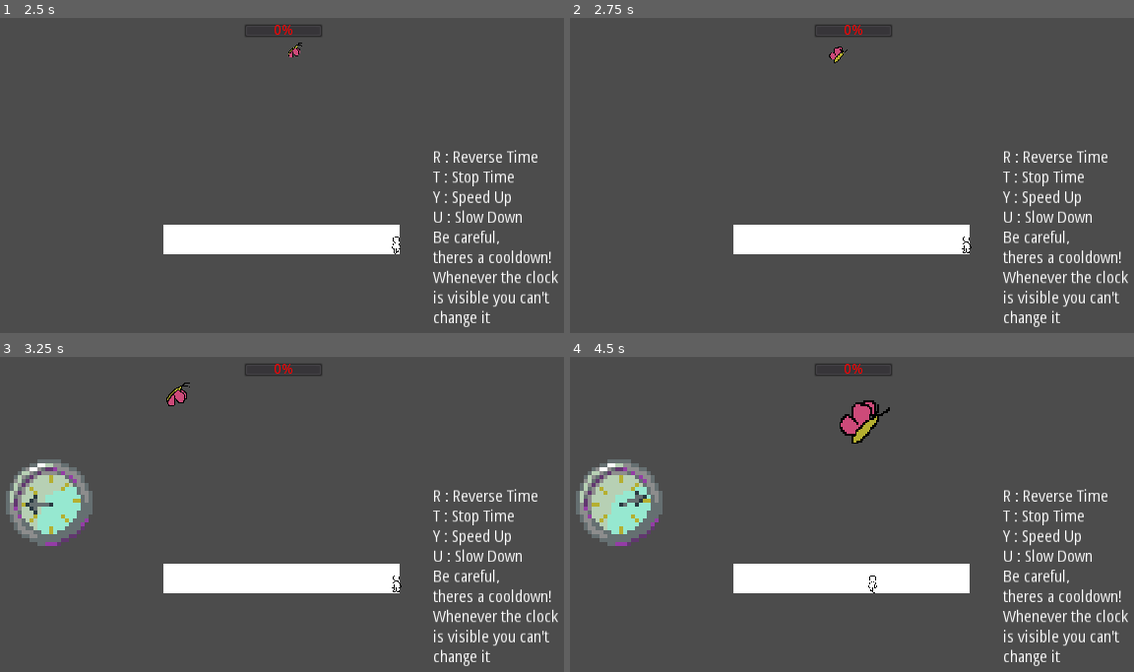
Above: before the commit, frames 1-4 (two rows, left to right).
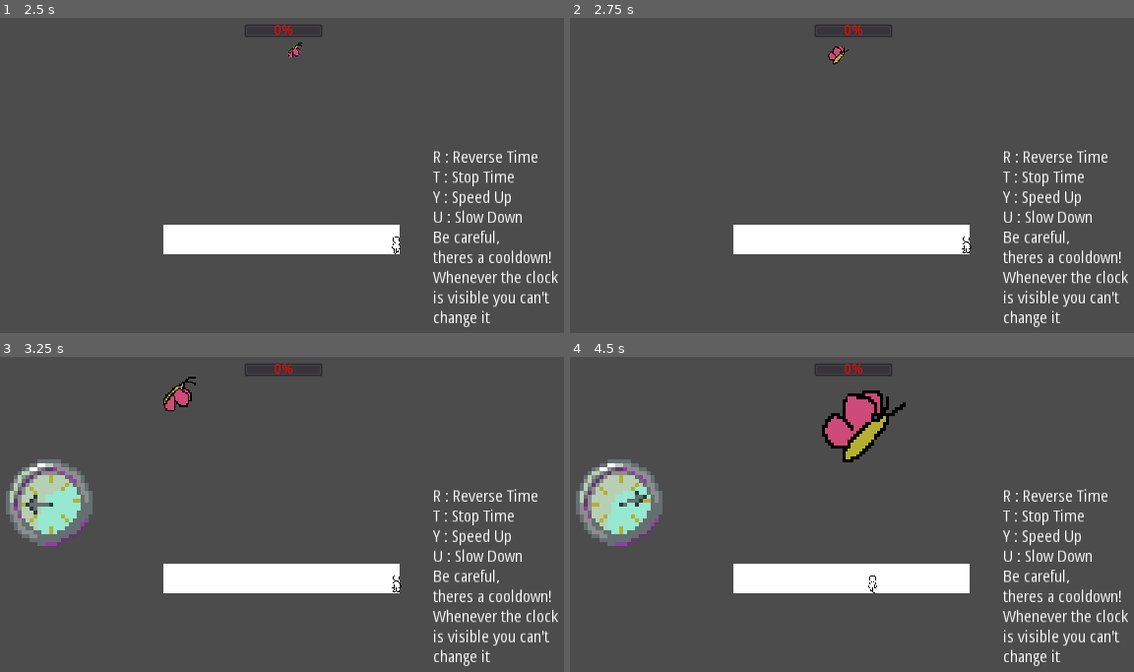
Above: after the commit, the same moments.

Repository: andersAsch0/Island-Game
Game: Godot game, scene res://scenes/BattleMode.tscn
The game is run twice, just before and just after one commit, with the same random seed, the same clock (stepped at 60 frames per second) and the same inputs. This scene is started directly instead of the project's main scene.
Inputs:
- Up to frame 1 (2.5 s): tap Enter (ui_accept) at 0.5, 0.77, 1.52 s; hold Right (ui_right) 0.53-1.28 s; hold Space (dash) 0.53-1.28 s; hold R (reverseTime) 1.28-2.03 s; tap F (enter_fight) at 1.35 s; hold Right (ui_right) from 2.03 s (still down); hold T (stopTime) from 2.03 s (still down)
- Up to frame 2 (2.75 s): keep holding Right (ui_right); keep holding T (stopTime)
- Up to frame 3 (3.25 s): release Right (ui_right) at 2.78 s; release T (stopTime) at 2.78 s; hold Y (speedUpTime) from 2.78 s (still down); tap Space (dash) at 2.85 s; tap Enter (ui_accept) at 3.02 s
- Up to frame 4 (4.5 s): release Y (speedUpTime) at 3.53 s; hold F (enter_fight) 3.53-4.28 s; hold Left (ui_left) from 3.53 s (still down); tap Enter (ui_accept) at 3.77 s; tap T (stopTime) at 4.35 s

Frame 1 is identical in both runs. In frame 2, less than 0.1% of the frame differs, in the area x 45-50%, y 9-15%; in frame 3, 0.2%; in frame 4, 1.4%, in the area x 44-60%, y 10-34%.

Commit message:
enemy movement is not a hot mess anymore
changed it to a nice state machine that plays nicely with the time mechanics

Diff:
--- a/scenes/enemy.tscn
+++ b/scenes/enemy.tscn
@@ -137,8 +137,8 @@
 
 [node name="AnimatedSprite" type="AnimatedSprite" parent="."]
 frames = SubResource( 13 )
-animation = "movingReverse"
-speed_scale = 0.0
+animation = "idle"
+playing = true
 
 [node name="CollisionShape2D" type="CollisionShape2D" parent="."]
 position = Vector2( 0, 7 )
--- a/scripts/battleMode/BattleModeEnemy.gd
+++ b/scripts/battleMode/BattleModeEnemy.gd
@@ -2,13 +2,6 @@
 
 export var bulletScene : PackedScene #packed scene of the bullet this enemy uses
 var bullet = null
-export var approachTime = 4 # how long in seconds enemy takes to approach
-enum {
-	ATTACKING
-	LEAVING
-	AWAY
-	APPROACHING
-}
 var currState = AWAY
 export(String, FILE, "*.json") var attackPatternFile #imported json file
 var attackPatternData #json file in text form so I can use it
@@ -26,7 +19,18 @@
 var bulletTimeMultiplier : float = 1 #always multiplied onto bullets speed when they are spawned, when time is reversed, this is changed to -1
 var bulletTimeMultiplierNotZero : float = 1 # storage variable for bullet speed when resuming time
 var bulletSpawnTimeCounter : float = 0 #using this instead of a timer node because I need it to be effected by the time shenanigans
-var animationSpeedStorage = []
+enum {
+	AWAY
+	APPROACHING
+	ATTACKING
+	ABSCONDING
+}
+var stateWaitTimes = [3, 4, 20, 2] # how long in seconds enemy stays in each state
+export var awayTime = 3
+export var approachTime = 4
+export var attackTime = 20
+export var abscondTime = 2 # ditto
+var stateCounter = 0 #used to count for a state according to above times and know when to switch
 
 signal attackPhaseStarting
 signal attackPhaseEnding
@@ -56,44 +60,33 @@
 
 var awayTimeCounter
 func _physics_process(delta):
-#	$enemyMovement/PathFollow2D/AnimatedSprite.speed_scale = $enemyMovement/PathFollow2D/AnimatedSprite
-	if currState == ATTACKING:
-		bulletSpawnTimeCounter -= delta * abs(Global.currCombatTimeMultiplier) * (Global.timeIsNotStopped as int)
-		print(bulletSpawnTimeCounter)
-		if bulletSpawnTimeCounter <= 0 and Global.currCombatTimeMultiplier > 0:
+	stateCounter += delta * sign(Global.currCombatTimeMultiplier) * (Global.timeIsNotStopped as int)
+	if stateCounter >= stateWaitTimes[currState]: #need to go to next state
+		stateCounter = 0
+		currState = getNextState()
+	elif stateCounter <= 0: #time reversed, need to go to prev state
+		currState = getPrevState()
+		stateCounter = stateWaitTimes[currState]
+
+	if currState == APPROACHING: #increase scale (grow bigger each frame)
+		$enemyMovement/PathFollow2D/AnimatedSprite.scale.x += ((finalScale - origScale)/stateWaitTimes[APPROACHING]) * delta * Global.currCombatTimeMultiplier * (Global.timeIsNotStopped as int)
+		$enemyMovement/PathFollow2D/AnimatedSprite.scale.y += ((finalScale - origScale)/stateWaitTimes[APPROACHING]) * delta * Global.currCombatTimeMultiplier * (Global.timeIsNotStopped as int)
+	elif currState == ATTACKING:
+		bulletSpawnTimeCounter += delta * abs(Global.currCombatTimeMultiplier) * (Global.timeIsNotStopped as int)
+		if bulletSpawnTimeCounter <= 0 or bulletSpawnTimeCounter >= attackPatternData[currAttack]['waitTime']: #wait time for ITSELF to spawm
 			attack()
-	elif currState == APPROACHING: #increase scale (grow bigger each frame)
-		$enemyMovement/PathFollow2D/AnimatedSprite.scale.x += ((finalScale - origScale)/approachTime) * delta * Global.currCombatTimeMultiplier * (Global.timeIsNotStopped as int)
-		$enemyMovement/PathFollow2D/AnimatedSprite.scale.y += ((finalScale - origScale)/approachTime) * delta * Global.currCombatTimeMultiplier * (Global.timeIsNotStopped as int)
-		if $enemyMovement/PathFollow2D/AnimatedSprite.scale.x >= finalScale: #if sprite reaches full size
-			startAttackPhase()
-			currBullets = 0
-		elif $enemyMovement/PathFollow2D/AnimatedSprite.scale.x <= origScale: #if time reverses and enemy goes backwards
-			startAwayPhase()
-	elif currState == LEAVING:
-		$enemyMovement/PathFollow2D/AnimatedSprite.scale.x -= ((finalScale - origScale)/approachTime) * delta * Global.currCombatTimeMultiplier * (Global.timeIsNotStopped as int)
-		$enemyMovement/PathFollow2D/AnimatedSprite.scale.y -= ((finalScale - origScale)/approachTime) * delta * Global.currCombatTimeMultiplier * (Global.timeIsNotStopped as int)
-		if $enemyMovement/PathFollow2D/AnimatedSprite.scale.x <= origScale: #when sprite reaches proper small size
-			startAwayPhase()
-		elif $enemyMovement/PathFollow2D/AnimatedSprite.scale.x >= finalScale: #if time reverses and sprite comes back
-			startAttackPhase()
-	elif currState == AWAY:
-		awayTimeCounter -= delta * Global.currCombatTimeMultiplier * (Global.timeIsNotStopped as int)
-		if awayTimeCounter <= 0:
-			startApproachPhase()
-		if awayTimeCounter > approachTime: #time reversed
-			startLeavePhase()
+	elif currState == ABSCONDING:
+		$enemyMovement/PathFollow2D/AnimatedSprite.scale.x -= ((finalScale - origScale)/stateWaitTimes[ABSCONDING]) * delta * Global.currCombatTimeMultiplier * (Global.timeIsNotStopped as int)
+		$enemyMovement/PathFollow2D/AnimatedSprite.scale.y -= ((finalScale - origScale)/stateWaitTimes[ABSCONDING]) * delta * Global.currCombatTimeMultiplier * (Global.timeIsNotStopped as int)
 func startAttackPhase():
 	currState = ATTACKING
-	isAttackPhase = true #stop growing
 	emit_signal("attackPhaseStarting")
 	$enemyMovement/PathFollow2D/AnimatedSprite.play("idle")
 	currAttack = loopStart
 	attack()
 func startLeavePhase():
-	currState = LEAVING
+	currState = ABSCONDING
 	$enemyMovement/PathFollow2D/AnimatedSprite.play("moving")
-	isAttackPhase = false
 	emit_signal("attackPhaseEnding")
 func startAwayPhase():
 	currState = AWAY
@@ -102,6 +95,28 @@
 func startApproachPhase():
 	currState = APPROACHING
 	$enemyMovement/PathFollow2D/AnimatedSprite.play("moving")
+
+
+func getNextState():
+	stateCounter = 0
+	if currState == AWAY:
+		return APPROACHING
+	elif currState == APPROACHING:
+		return ATTACKING
+	elif currState == ATTACKING:
+		return ABSCONDING
+	else:
+		return AWAY
+
+func getPrevState():
+	if currState == AWAY:
+		return ABSCONDING
+	elif currState == APPROACHING:
+		return AWAY
+	elif currState == ATTACKING:
+		return APPROACHING
+	else:
+		return ATTACKING
 
 func introduction():
 	pass
@@ -112,23 +127,21 @@
 
 
 func attack():
+	bulletSpawnTimeCounter = 0
+
+	if Global.currCombatTimeMultiplier > 0:
 	#spawn bullet, place in proper position w proper speed
-	bullet = bulletScene.instance()
-	$BulletSpawnPath/bulletSpawnLocation.unit_offset = 1.0 * attackPatternData[currAttack]['spawnLocationX'] / 100
-	bullet.position = $BulletSpawnPath/bulletSpawnLocation.position + $BulletSpawnPath.position #global_position??
-	bullet.angle = attackPatternData[currAttack]['angle']
-	add_child(bullet)
-	currBullets += 1 * sign(Global.currCombatTimeMultiplier)
-	if currBullets <= 0: #time is going backwards
-		startApproachPhase()
-	elif currBullets <= bulletsPerAttackPhase:
-		#get time before next bullet and start timer
-		bulletSpawnTimeCounter = attackPatternData[currAttack]['waitTime'] #time in between bullets spawning
-		currAttack += 1
-		if currAttack > loopEnd:
-			currAttack = loopStart
-	else:
-		startLeavePhase()
+		bullet = bulletScene.instance()
+		$BulletSpawnPath/bulletSpawnLocation.unit_offset = 1.0 * attackPatternData[currAttack]['spawnLocationX'] / 100
+		bullet.position = $BulletSpawnPath/bulletSpawnLocation.position + $BulletSpawnPath.position #global_position??
+		bullet.angle = attackPatternData[currAttack]['angle']
+		add_child(bullet)
+
+	currAttack += 1 * sign(Global.currCombatTimeMultiplier)
+	if currAttack > loopEnd:
+		currAttack = loopStart
+	elif currAttack < loopStart:
+		currAttack = loopEnd
 
 func changeAnimationSpeed(): #called whenever the global time variable is changed, ugly but i cant find a better way
 	$enemyMovement/PathFollow2D/AnimatedSprite.set_speed_scale(abs(Global.currCombatTimeMultiplier))
@@ -147,13 +160,13 @@
 	currentHP -= 1
 	$HPBar.value = 1.0 * currentHP/maxHP * 100
 	if currentHP <= 0:
+		$bulletSpawnTimer.paused = true
+		$ApproachTimer.paused = true
 		$enemyMovement.set_process(false)
 		$enemyMovement/PathFollow2D/AnimatedSprite.play("die")
 		$DeathTimer.start() #leave time to play death animation before showing win screen
 		get_tree().call_group("bulletTypes", "die")
 func _on_DeathTimer_timeout():
-	$bulletSpawnTimer.paused = true
-	$ApproachTimer.paused = true
 	emit_signal("enemyDead")
 	Global.overWorldShouldDespawnEnemy = true
 	queue_free()
--- a/scripts/battleMode/Bullet.gd
+++ b/scripts/battleMode/Bullet.gd
@@ -17,6 +17,8 @@
 	$AnimatedSprite.play("warning")
 	$WarningTimer.start()
 func _on_WarningTimer_timeout(): #after warning animation is done playing, move
+	if Global.currCombatTimeMultiplier < 0:
+		queue_free()
 	set_process(true)
 	$AnimatedSprite.play("default")
 
